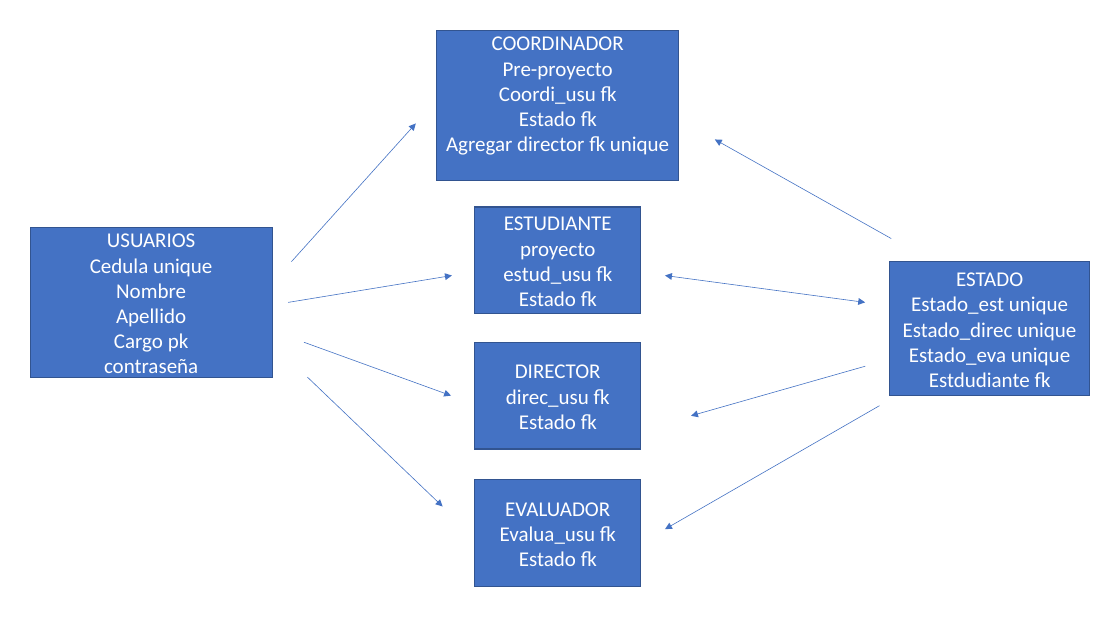
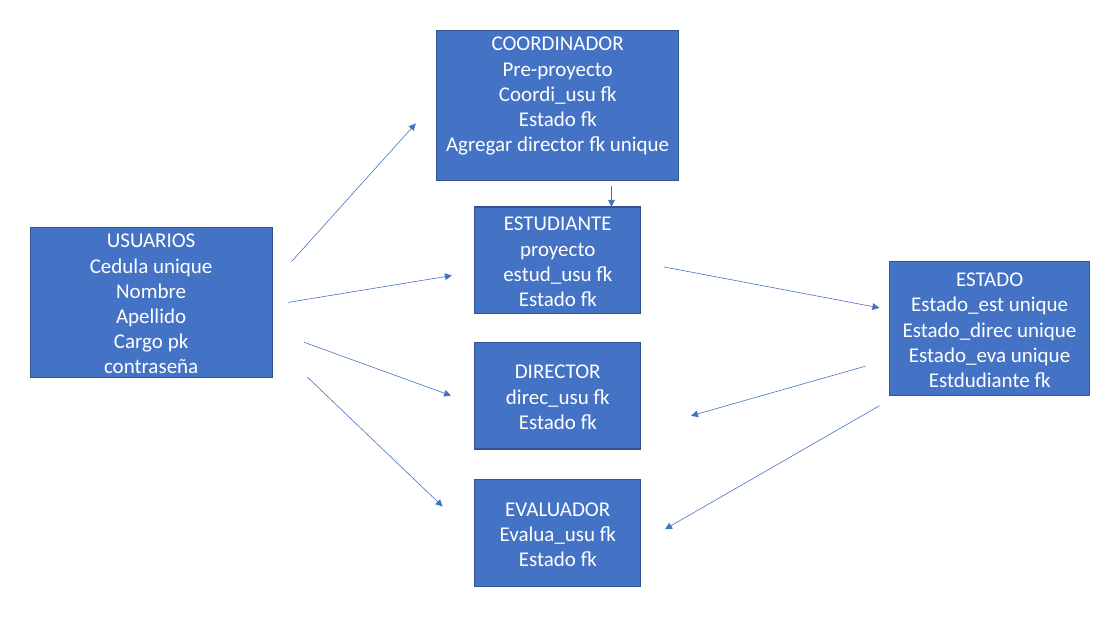
Before and after one commit to manuelcastro2/parcial2_java, a slide deck: slide 1 of BD/relacion base de datos.pptx. Drawn at 1120x630 pixels with LibreOffice and Linux fonts; fonts in the diff are those of the drawing. Boxes give left, top, right and bottom in pixels: in the first picture for what was removed or moved away, otherwise in the second. Text is boxed around its words. In the diff, an @@ line names an element or a change of style, - is before the commit and + after.

```diff
--- a/BD/relacion base de datos.pptx
+++ b/BD/relacion base de datos.pptx
@@ arrow removed from (891, 239) to (715, 139) @@
@@ arrow added from (612, 186) to (612, 207), #4472C4 0.5 pt @@
@@ double arrow moved from (865, 302) - (665, 276) to (664, 267) - (880, 308) @@
@@ double arrow (664, 267) - (880, 308): double arrow to arrow @@
```
Also in this commit, not shown: 3 other files.
